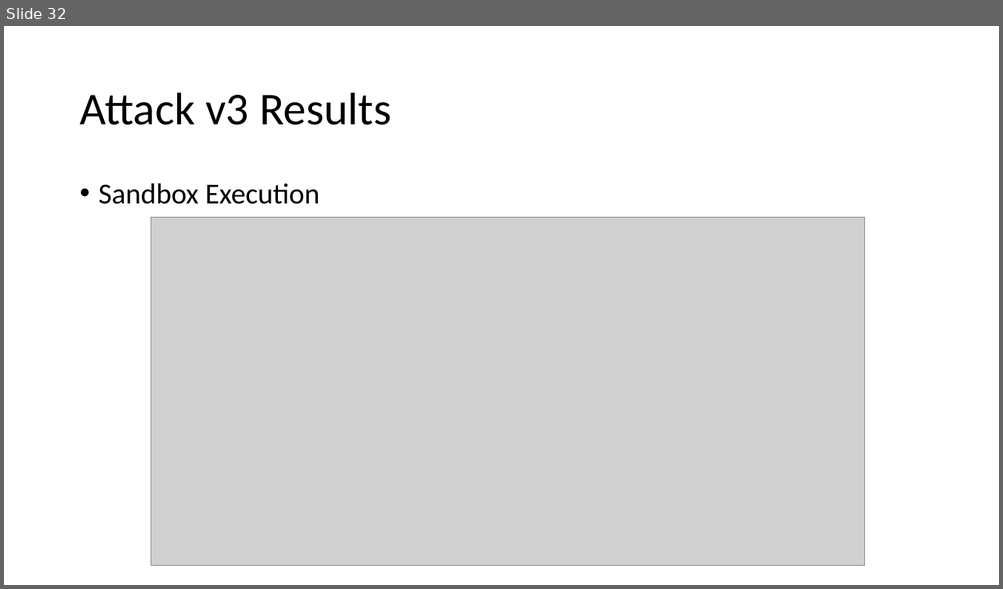
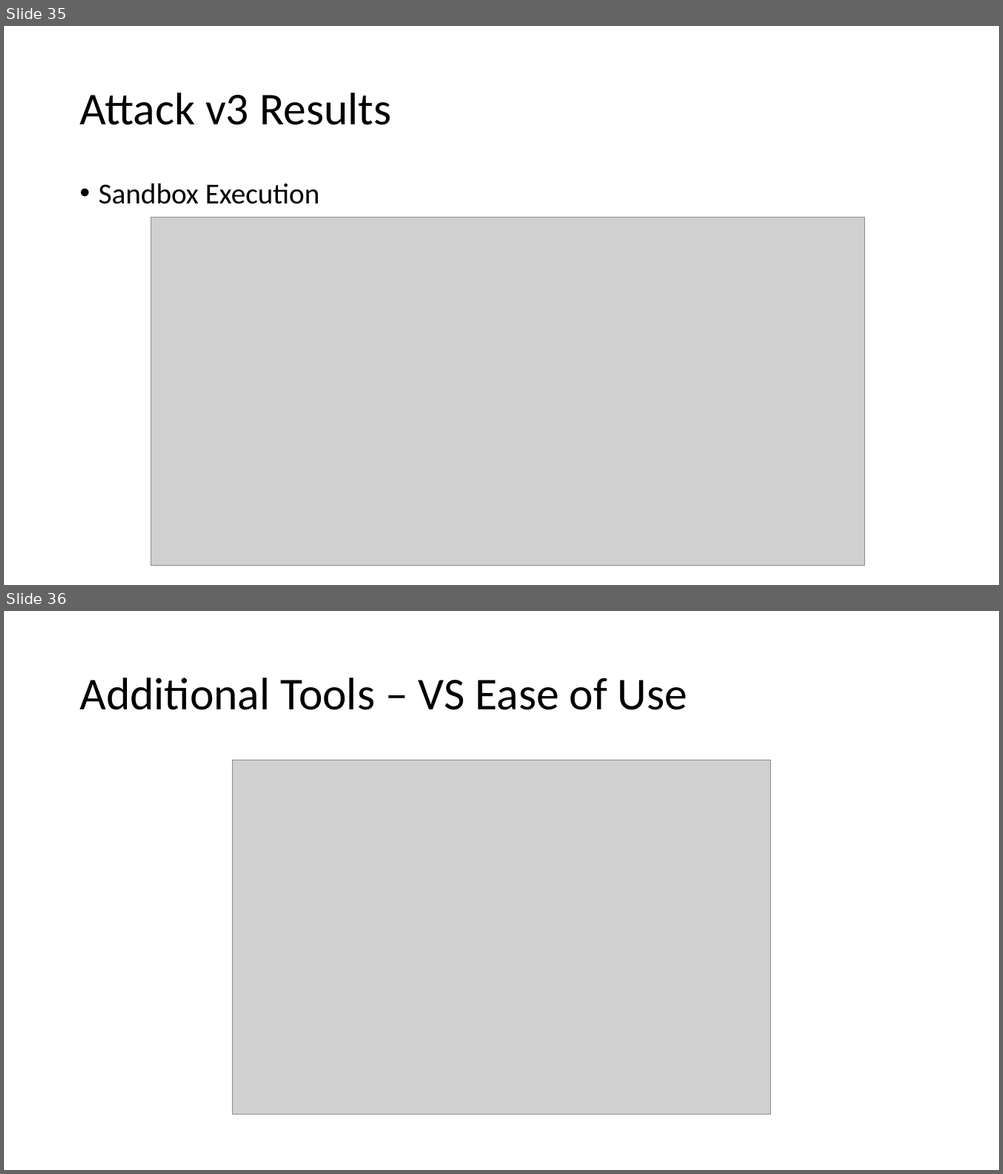
Before and after one commit to jgmuir/CSCE689_Team, a slide deck: attacker/AttackSlides.pptx. Shown one above the other, each under a label of ours: slide 32 before the commit, slides 35 and 36 after it. The pictures are 1003x589 and 1003x1174 pixels, drawn with LibreOffice and Linux fonts; fonts in the diff are those of the drawing; grey boxes stand for pictures. Boxes give left, top, right and bottom in pixels: in the first picture for what was removed or moved away, otherwise in the second. Text is boxed around its words. In the diff, an @@ line names an element or a change of style, - is before the commit and + after.

```diff
--- a/attacker/AttackSlides.pptx
+++ b/attacker/AttackSlides.pptx
@@ slide 36 added at <box>4,611,999,1170</box>, background #FFFFFF @@
@@ title added at <box>79,678,687,710</box>, 44 pt, text #000000 @@
+Additional Tools – VS Ease of Use
@@ picture added at <box>233,760,770,1116</box> @@
@@ what was slide 32 is now slide 35 @@
```
Also in this commit, not shown: 6 slides changed, 4 other slides added, 2 other files.
